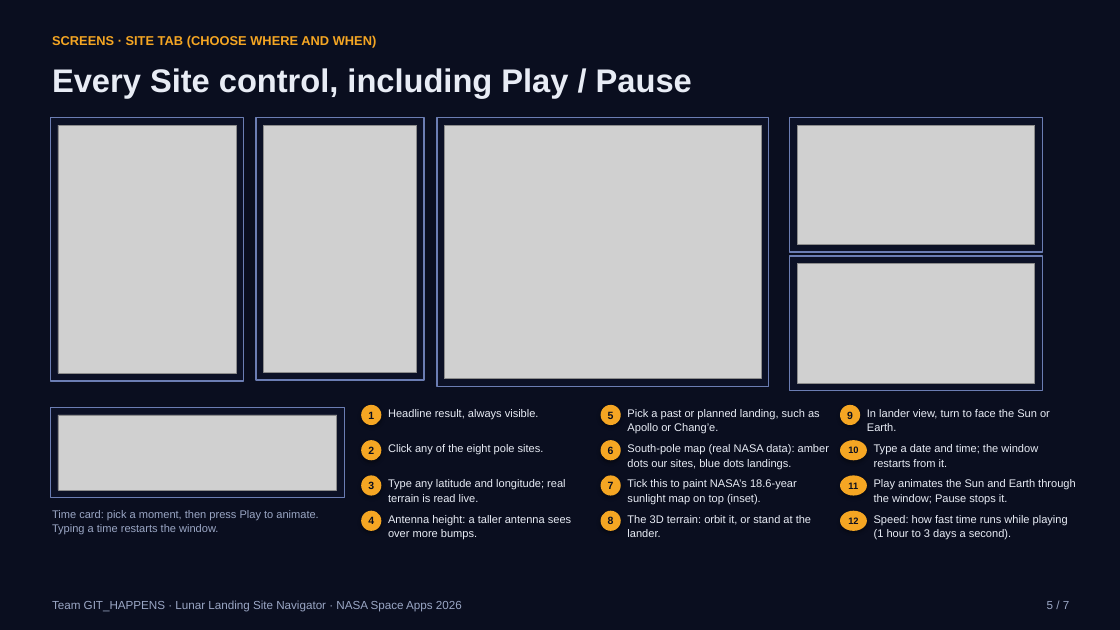
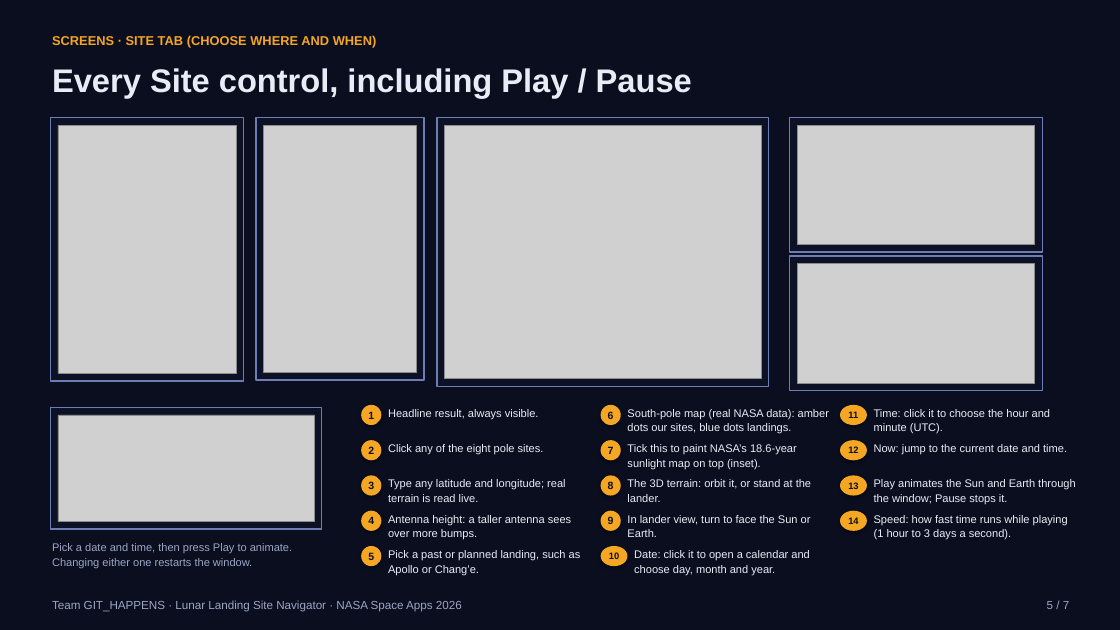
Before and after one commit to Amitrajeetpaul/lunar-landing-site-navigator, a slide deck: slide 5 of docs/GIT_7_SLIDE_PPT.pptx. Drawn at 1120x630 pixels with LibreOffice and Linux fonts; fonts in the diff are those of the drawing; grey boxes stand for pictures. Boxes give left, top, right and bottom in pixels: in the first picture for what was removed or moved away, otherwise in the second. Text is boxed around its words. In the diff, an @@ line names an element or a change of style, - is before the commit and + after.

Commit message:
Demo deck: date/time pickers and rank-all-sites by date on slides 5-7

```diff
--- a/docs/GIT_7_SLIDE_PPT.pptx
+++ b/docs/GIT_7_SLIDE_PPT.pptx
@@ rectangle: place and size @@
-rectangle at bbox=[50, 408, 344, 498]
+rectangle at bbox=[50, 408, 322, 529]
@@ picture: place and size @@
-picture at bbox=[58, 415, 337, 491]
+picture at bbox=[58, 415, 314, 522]
@@ ellipse "11": place and size @@
-ellipse "11" at bbox=[840, 476, 867, 496]
+ellipse "11" at bbox=[840, 405, 867, 425]
@@ text added at bbox=[874, 409, 1050, 434], 9.5 pt, text #E8ECF5 @@
+Time: click it to choose the hour and minute (UTC).
@@ ellipse "12": place and size @@
-ellipse "12" at bbox=[840, 511, 867, 531]
+ellipse "12" at bbox=[840, 440, 867, 460]
@@ text at bbox=[874, 444, 1067, 455]: text changed @@
-Type a date and time; the window restarts from it.
+Now: jump to the current date and time.
@@ 3 ellipses, 3 texts: place and size @@
-3 ellipses, 3 texts at bbox=[601, 440, 829, 537]
+3 ellipses, 3 texts at bbox=[601, 405, 829, 502]
@@ text at bbox=[52, 543, 292, 568]: text changed @@
-Time card: pick a moment, then press Play to animate. Typing a time restarts the window.
+Pick a date and time, then press Play to animate. Changing either one restarts the window.
@@ ellipse "5": place and size @@
-ellipse "5" at bbox=[601, 405, 621, 425]
+ellipse "5" at bbox=[361, 546, 381, 566]
@@ text "Pick a past or planned ...": place and size @@
-text "Pick a past or planned ..." at bbox=[627, 409, 820, 434]
+text "Pick a past or planned ..." at bbox=[388, 550, 581, 575]
@@ 2 ellipses, 1 text: place and size @@
-2 ellipses, 1 text at bbox=[840, 405, 1050, 460]
+2 ellipses, 1 text at bbox=[601, 511, 811, 566]
@@ text added at bbox=[634, 550, 809, 575], 9.5 pt, text #E8ECF5 @@
+Date: click it to open a calendar and choose day, month and year.
```
Also in this commit, not shown: 2 other slides changed, 1 other file.
